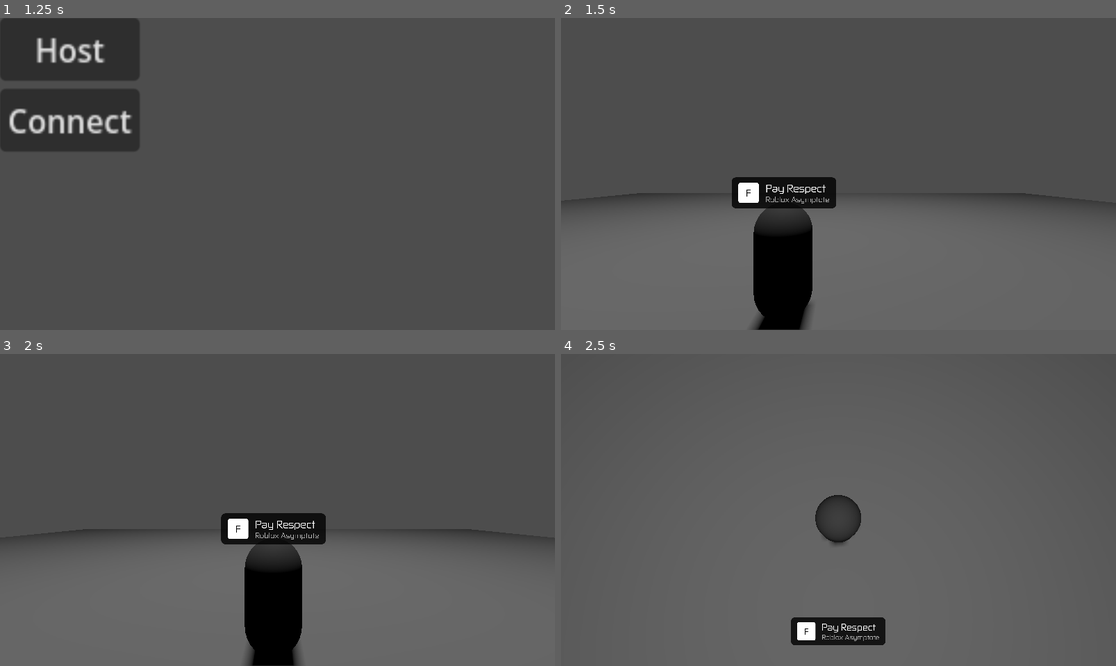
Above: before the commit, frames 1-4 (two rows, left to right).
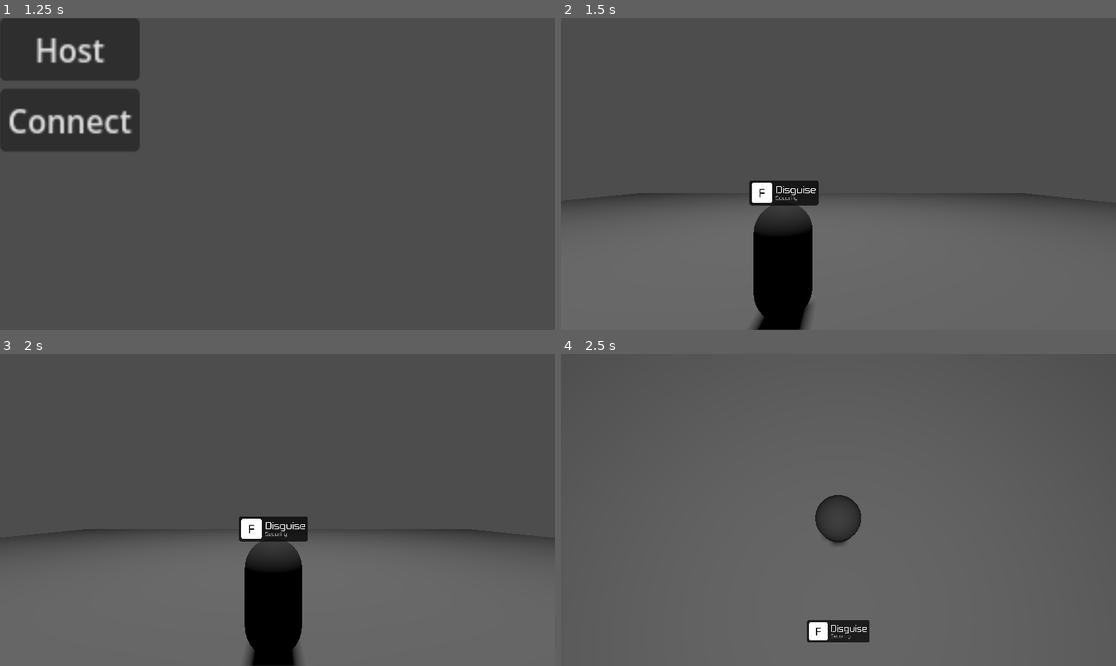
Above: after the commit, the same moments.

Repository: Nirleka-Studio/asymptote-godot
Game: Godot game, scene res://scenes/startup.tscn
Two runs of this game, one before a commit and one after it. Both use one fixed random seed, a clock stepped at 60 frames per second and the inputs below.
Inputs (mouse positions are in pixels of both pictures, inside the frame that each line leads up to):
- Up to frame 1 (1.25 s): tap Enter at 0.5 s; move the mouse to (399, 158) at 0.52 s; hold E (lean_right) from 0.53 s (still down); hold Right mouse button (zoom_aim) from 0.53 s (still down); click (399, 158) at 0.67 s; tap Space (jump) at 0.77 s
- Up to frame 2 (1.5 s): release E (lean_right) at 1.25 s; release Right mouse button (zoom_aim) at 1.25 s; click "Host" at 1.25 s
- Up to frame 3 (2 s): no input
- Up to frame 4 (2.5 s): move the mouse to (810, 510) at 2.02 s; hold W (move_forward) from 2.03 s (still down); right-click (810, 510) at 2.1 s; tap Space (jump) at 2.27 s

Frame 1 is identical in both runs. In frame 2, 1.2% of the frame differs, in the area x 30-50%, y 51-62%; in frame 3, 1.2%, in the area x 39-59%, y 51-62%; in frame 4, 1.0%.

Commit message:
feat(prompt): change something idk wasted my fucking time

Diff:
--- a/scenes/level.tscn
+++ b/scenes/level.tscn
@@ -53,7 +53,8 @@
 transform = Transform3D(1, 0, 0, 0, 1, 0, 0, 0, 1, 0, 2.6690292, 0)
 script = ExtResource("2_w7c3h")
 key_text = "F"
-action_text = "Pay Respect"
-object_text = "Roblox Asymptote"
+action_text = "Disguise"
+object_text = "Security"
 prompt_font = ExtResource("3_w8frs")
-background_color = Color(0, 0, 0, 0.8)
+omni_dir = null
+background_color = null
--- a/test/prompt/ui_prompt.gd
+++ b/test/prompt/ui_prompt.gd
@@ -1,4 +1,3 @@
-@tool
 extends Node3D
 class_name UIPromptRenderer
 
@@ -27,8 +26,19 @@
 		omni_dir = value
 		if is_inside_tree(): _update_billboard_mode()
 
+@export var promptVisibilityState: PromptVisibilityState = PromptVisibilityState.PROMPT_ENABLED
+
+enum PromptVisibilityState { PROMPT_ENABLED, PROMPT_DISABLED, PROMPT_KEY_DISABLED }
+
 @export var background_color: Color = Color(0.07, 0.07, 0.07, 0.8)
-@export var corner_radius: int = 8
+const cornerRadius: int = 4
+
+const outerXMargin: float = 4.0
+const outerYMargin: float = 4.0
+
+const actionTextSize: int = 18
+const objectTextSize: int = 10
+const textVerticalSpacing: float = -2 # Higher = farther
 
 var sub_viewport: SubViewport
 var sprite_3d: Sprite3D
@@ -72,32 +82,33 @@
 
 	# Main outer panel (Rounded Background)
 	main_panel = PanelContainer.new()
-	main_panel.custom_minimum_size = Vector2(100, 40)
+	main_panel.custom_minimum_size = Vector2.ZERO
 	main_panel.size_flags_horizontal = Control.SIZE_SHRINK_BEGIN
 	main_panel.size_flags_vertical = Control.SIZE_SHRINK_BEGIN
 
 	var main_style: StyleBoxFlat = StyleBoxFlat.new()
 	main_style.bg_color = background_color
-	main_style.set_corner_radius_all(corner_radius)
+	main_style.set_corner_radius_all(cornerRadius)
 	main_panel.add_theme_stylebox_override("panel", main_style)
 	sub_viewport.add_child(main_panel)
 
 	var outer_margin: MarginContainer = MarginContainer.new()
-	outer_margin.add_theme_constant_override("margin_left", 12)
-	outer_margin.add_theme_constant_override("margin_right", 12)
-	outer_margin.add_theme_constant_override("margin_top", 8)
-	outer_margin.add_theme_constant_override("margin_bottom", 8)
+	outer_margin.add_theme_constant_override("margin_left", int(outerXMargin))
+	outer_margin.add_theme_constant_override("margin_right", int(outerXMargin))
+	outer_margin.add_theme_constant_override("margin_top", int(outerYMargin))
+	outer_margin.add_theme_constant_override("margin_bottom", int(outerYMargin))
 	main_panel.add_child(outer_margin)
 
 	# Row organizer
 	var hbox: HBoxContainer = HBoxContainer.new()
-	hbox.add_theme_constant_override("separation", 12)
+	# Reduced separation for tighter gap between key and text
+	hbox.add_theme_constant_override("separation", 6)
 	outer_margin.add_child(hbox)
 
 	# Key box background
 	var key_panel: PanelContainer = PanelContainer.new()
 	key_panel.custom_minimum_size = Vector2(36, 36)
-	key_panel.size_flags_vertical = Control.SIZE_SHRINK_CENTER # Stops the vertical stretching
+	key_panel.size_flags_vertical = Control.SIZE_SHRINK_BEGIN # Stops the vertical stretching
 	var key_style: StyleBoxFlat = StyleBoxFlat.new()
 	key_style.bg_color = Color.WHITE
 	key_style.set_corner_radius_all(4)
@@ -117,22 +128,23 @@
 	key_label.add_theme_color_override("font_color", Color.BLACK)
 	key_margin.add_child(key_label)
 
-	# Vertical text stack
-	var vbox: VBoxContainer = VBoxContainer.new()
-	vbox.size_flags_horizontal = Control.SIZE_EXPAND_FILL
-	vbox.add_theme_constant_override("alignment", BoxContainer.ALIGNMENT_CENTER)
-	hbox.add_child(vbox)
+	# Raw canvas control isolates text nodes from container constraints
+	var text_canvas: Control = Control.new()
+	text_canvas.size_flags_vertical = Control.SIZE_SHRINK_BEGIN
+	hbox.add_child(text_canvas)
 
 	# Action label (e.g. "Open")
 	action_label = Label.new()
-	action_label.add_theme_font_size_override("font_size", 18)
-	vbox.add_child(action_label)
+	action_label.vertical_alignment = VERTICAL_ALIGNMENT_TOP
+	action_label.add_theme_font_size_override("font_size", actionTextSize)
+	text_canvas.add_child(action_label)
 
 	# Object label (e.g. "Cabinet")
 	object_label = Label.new()
-	object_label.add_theme_font_size_override("font_size", 13)
+	object_label.vertical_alignment = VERTICAL_ALIGNMENT_TOP
+	object_label.add_theme_font_size_override("font_size", objectTextSize)
 	object_label.add_theme_color_override("font_color", Color(0.7, 0.7, 0.7))
-	vbox.add_child(object_label)
+	text_canvas.add_child(object_label)
 
 	main_panel.minimum_size_changed.connect(_on_ui_layout_changed)
 	_apply_font()
@@ -182,21 +194,25 @@
 	# Internal asset scaling factor (e.g., 4.0 for 4x crispness)
 	var hd_scale: float = 4.0
 
-	action_label.add_theme_font_size_override("font_size", int(18 * hd_scale))
-	object_label.add_theme_font_size_override("font_size", int(13 * hd_scale))
-	key_label.add_theme_font_size_override("font_size", int(16 * hd_scale))
+	action_label.add_theme_font_size_override("font_size", int(actionTextSize * hd_scale))
+	object_label.add_theme_font_size_override("font_size", int(objectTextSize * hd_scale))
+	key_label.add_theme_font_size_override("font_size", int(20 * hd_scale))
+
+	# Strip hidden line height buffers
+	action_label.add_theme_constant_override("line_spacing", 0)
+	object_label.add_theme_constant_override("line_spacing", 0)
 
 	# Update outer padding
 	var outer_margin: MarginContainer = main_panel.get_child(0) as MarginContainer
 	if outer_margin:
-		outer_margin.add_theme_constant_override("margin_left", int(12 * hd_scale))
-		outer_margin.add_theme_constant_override("margin_right", int(12 * hd_scale))
-		outer_margin.add_theme_constant_override("margin_top", int(8 * hd_scale))
-		outer_margin.add_theme_constant_override("margin_bottom", int(8 * hd_scale))
+		outer_margin.add_theme_constant_override("margin_left", int(outerXMargin * hd_scale))
+		outer_margin.add_theme_constant_override("margin_right", int(outerXMargin * hd_scale))
+		outer_margin.add_theme_constant_override("margin_top", int(outerYMargin * hd_scale))
+		outer_margin.add_theme_constant_override("margin_bottom", int(outerYMargin * hd_scale))
 
 		var hbox: HBoxContainer = outer_margin.get_child(0) as HBoxContainer
 		if hbox:
-			hbox.add_theme_constant_override("separation", int(12 * hd_scale))
+			hbox.add_theme_constant_override("separation", int(6 * hd_scale)) # Tighter horizontal spacing
 
 			# Update key panel container sizing
 			var key_panel: PanelContainer = hbox.get_child(0) as PanelContainer
@@ -214,10 +230,45 @@
 					key_margin.add_theme_constant_override("margin_left", int(6 * hd_scale))
 					key_margin.add_theme_constant_override("margin_right", int(6 * hd_scale))
 
+			# Position control canvas relative to the parent bounding frame
+			var text_canvas: Control = hbox.get_child(1) as Control
+			if text_canvas:
+				var key_size: float = 36.0 * hd_scale
+				var action_h: float = action_label.get_combined_minimum_size().y
+
+				# 1. Check if we are centering just one line
+				if not object_label.visible or object_label.text == "":
+					var center_y: float = (key_size - action_h) / 2.0
+					# Add +1.0 scale to counter invisible bottom font padding
+					action_label.position = Vector2(0, center_y + (1.0 * hd_scale))
+					text_canvas.custom_minimum_size = Vector2(action_label.get_combined_minimum_size().x, key_size)
+
+				# 2. Group both strings into a block and center them dynamically
+				else:
+					var obj_h: float = object_label.get_combined_minimum_size().y
+
+					# Gap calculation based on the new constant
+					var line_overlap: float = textVerticalSpacing * hd_scale
+
+					# Calculate total unified height of both lines
+					var block_h: float = action_h + obj_h + line_overlap
+
+					# Find perfect center of the key block relative to unified text block
+					var start_y: float = (key_size - block_h) / 2.0
+
+					# Slight visual bump to counter descender padding
+					var global_visual_offset: float = -1.0 * hd_scale
+
+					action_label.position = Vector2(0, start_y + global_visual_offset)
+					object_label.position = Vector2(0, start_y + action_h + line_overlap + global_visual_offset)
+
+					var max_w: float = max(action_label.get_combined_minimum_size().x, object_label.get_combined_minimum_size().x)
+					text_canvas.custom_minimum_size = Vector2(max_w, key_size)
+
 	# Update background stylebox rounded corners
 	var main_style: StyleBoxFlat = main_panel.get_theme_stylebox("panel") as StyleBoxFlat
 	if main_style:
-		main_style.set_corner_radius_all(int(corner_radius * hd_scale))
+		main_style.set_corner_radius_all(int(cornerRadius * hd_scale))
 
 	# Reevaluate layout boundaries with scaled dimensions
 	main_panel.queue_sort()
